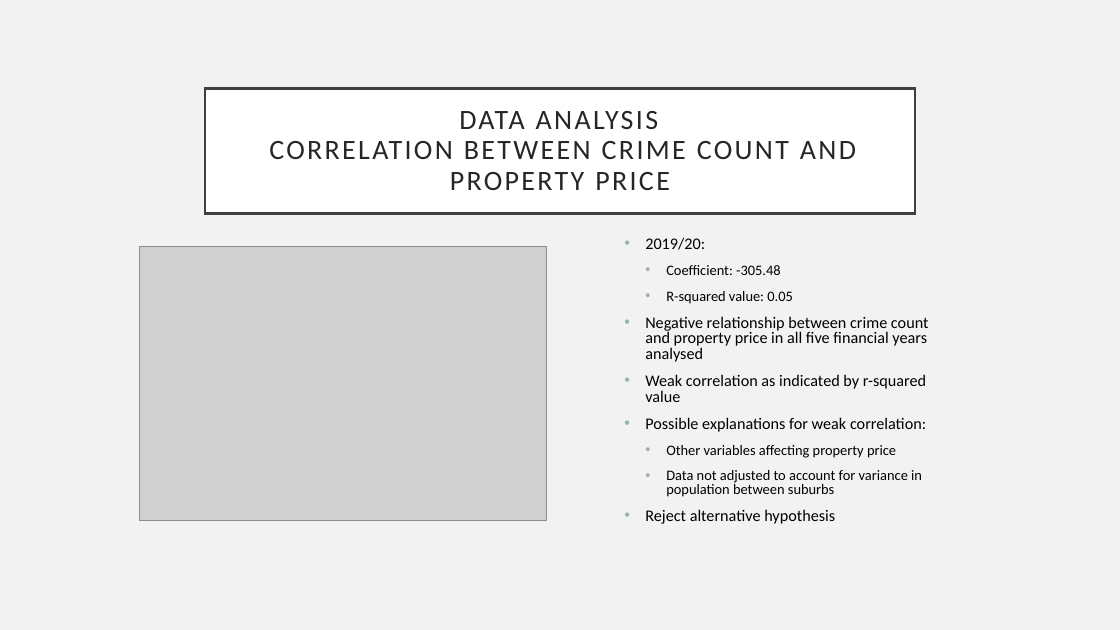
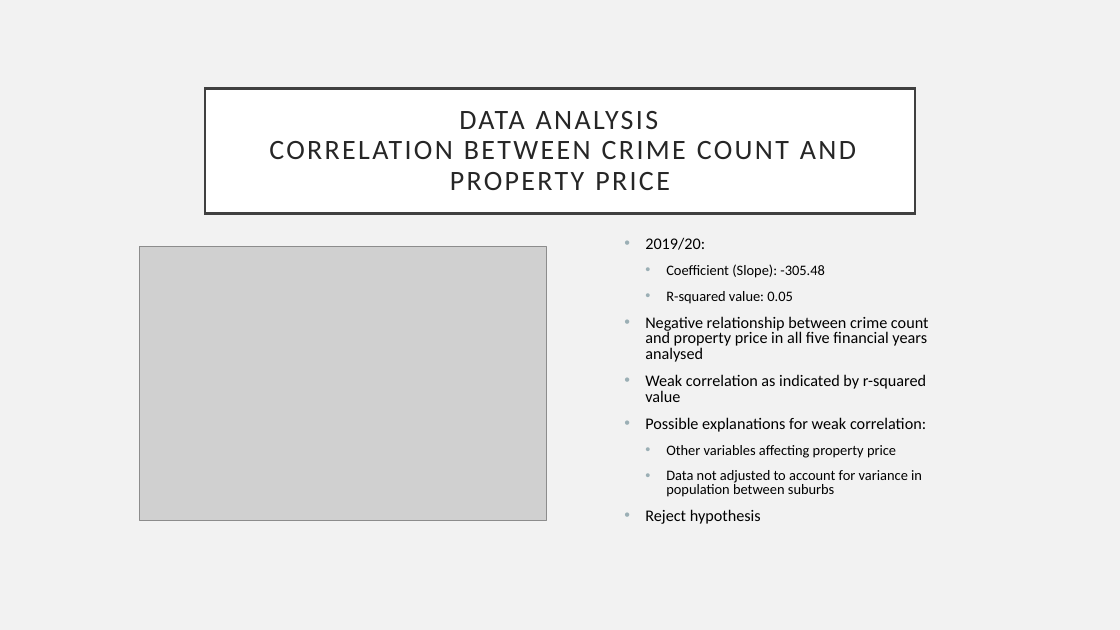
Before and after one commit to Sprettle/Chevrolet-Chilis, a slide deck: slide 13 of Project 1 Presentation.pptx (slide 14 before the commit). Drawn at 1120x630 pixels with LibreOffice and Linux fonts; fonts in the diff are those of the drawing; grey boxes stand for pictures. Boxes give left, top, right and bottom in pixels: in the first picture for what was removed or moved away, otherwise in the second. Text is boxed around its words. In the diff, an @@ line names an element or a change of style, - is before the commit and + after.

```diff
--- a/Project 1 Presentation.pptx
+++ b/Project 1 Presentation.pptx
@@ text at bbox=[666, 264, 825, 278]: text changed @@
-  • Coefficient: -305.48
+  • Coefficient (Slope): -305.48
@@ text at bbox=[645, 509, 761, 524]: text changed @@
-• Reject alternative hypothesis
+• Reject hypothesis
```
Also in this commit, not shown: 7 other slides changed, 1 slide removed, 1 other file.
